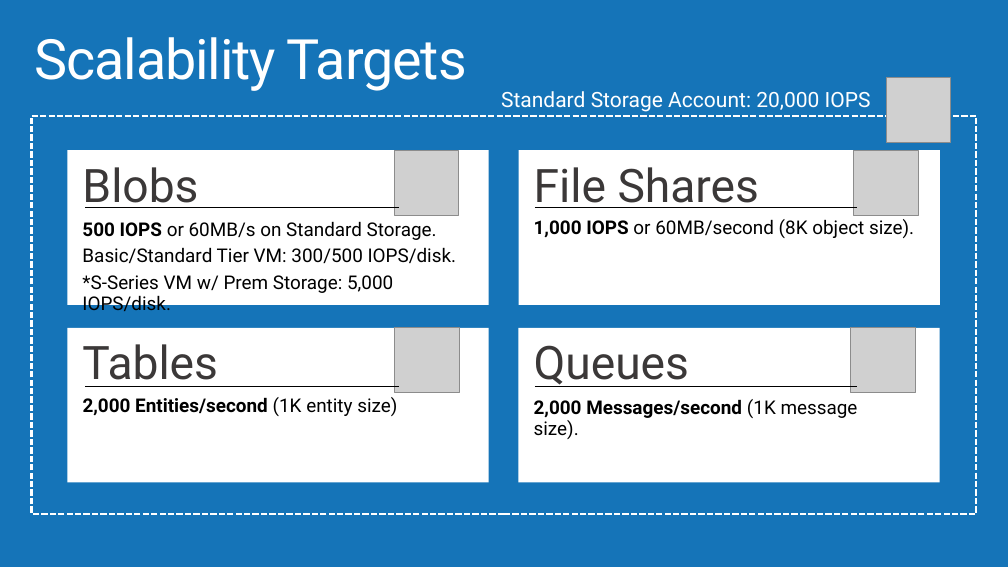
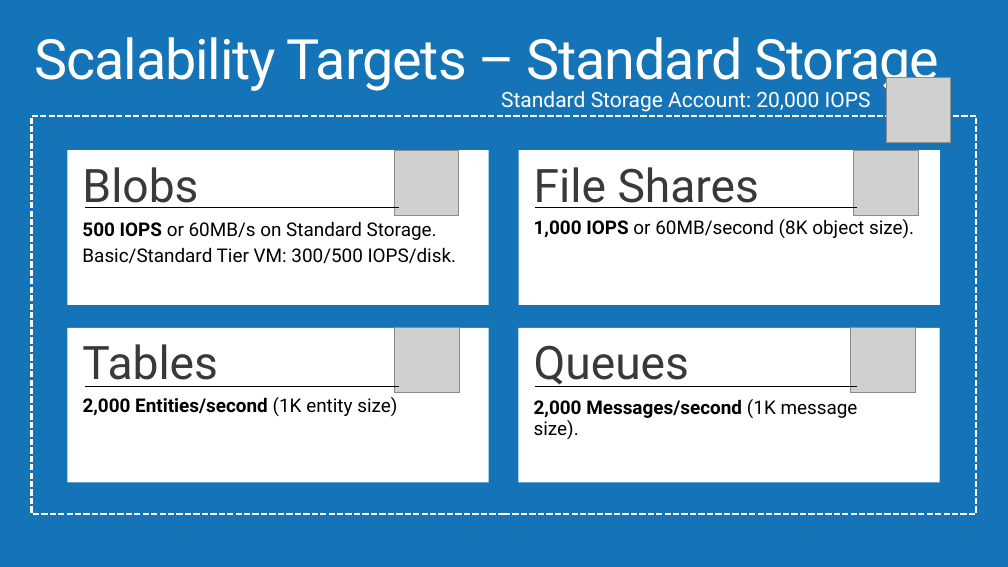
Before and after one commit to AzureCAT-GSI/Storage, a slide deck: slide 24 of Architecting Azure Storage.pptx (slide 25 before the commit). Drawn at 1008x567 pixels with LibreOffice and Linux fonts; fonts in the diff are those of the drawing; grey boxes stand for pictures; background and template pictures are left out. Boxes give left, top, right and bottom in pixels: in the first picture for what was removed or moved away, otherwise in the second. Text is boxed around its words. In the diff, an @@ line names an element or a change of style, - is before the commit and + after.

Commit message:
removed Premium Storage availability, added PS Scalability targets

```diff
--- a/Architecting Azure Storage.pptx
+++ b/Architecting Azure Storage.pptx
@@ title at box(34, 37, 939, 92): text changed @@
-Scalability Targets
+Scalability Targets – Standard Storage
@@ text at box(82, 275, 393, 311): paragraph removed @@
-*S-Series VM w/ Prem Storage: 5,000 IOPS/disk.
```
Also in this commit, not shown: 1 slide added, 1 slide removed.
